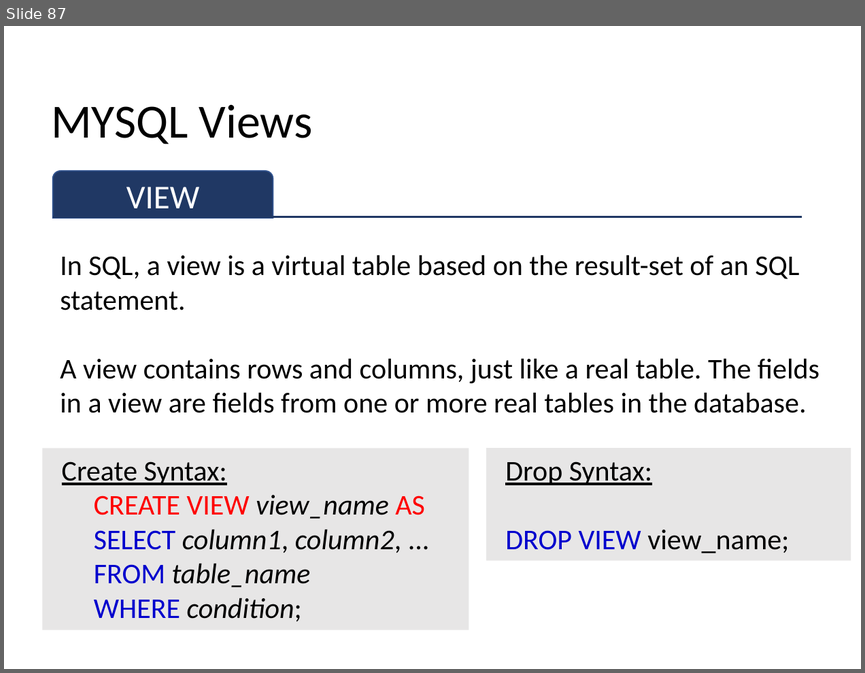
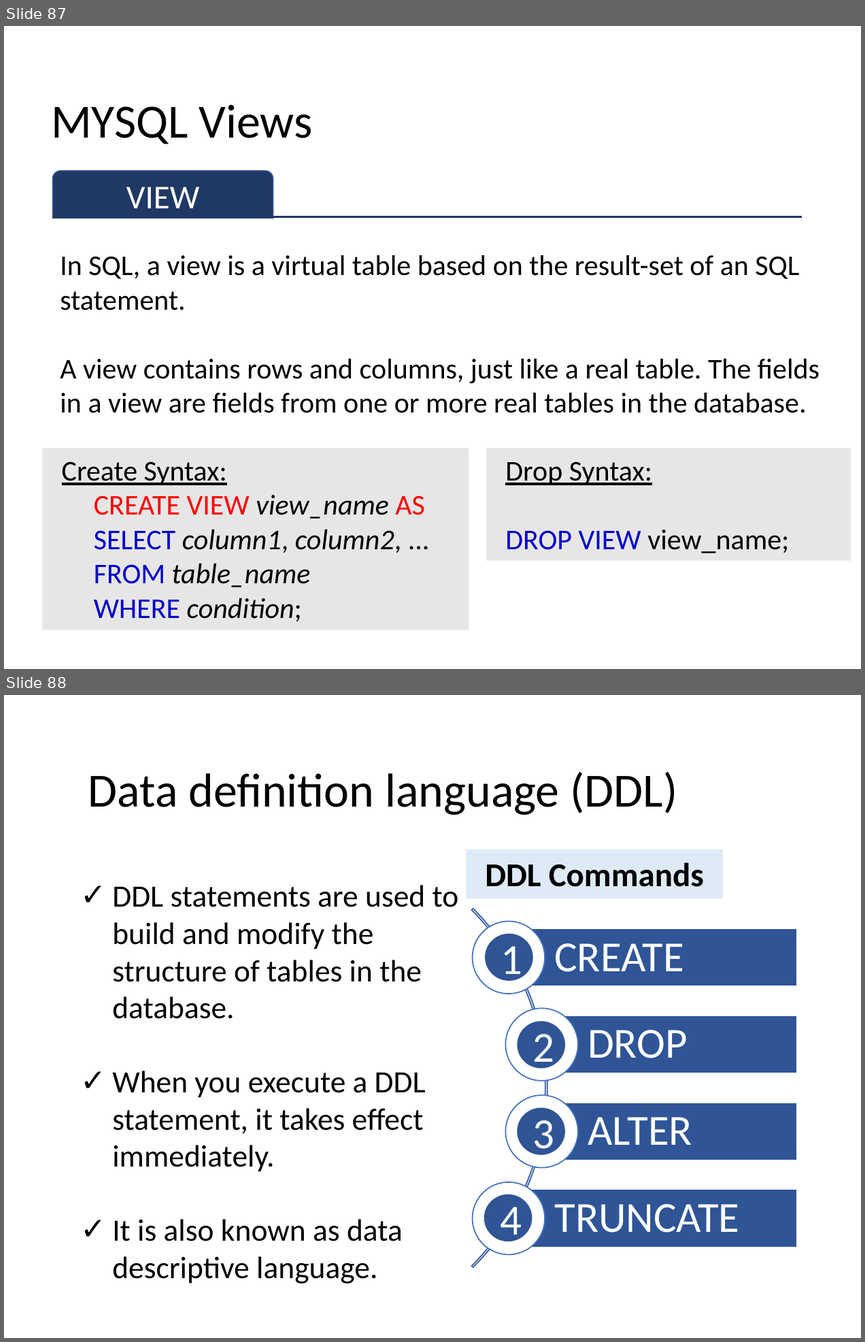
Before and after one commit to sitmbadept/sitmbadept.github.io, a slide deck: 2023/UNIT_2/WIP/UNIT-2-PART-1.pptx. Shown one above the other, each under a label of ours: slide 87 before the commit, slides 87 and 88 after it. The pictures are 865x673 and 865x1342 pixels, drawn with LibreOffice and Linux fonts; fonts in the diff are those of the drawing. Boxes give left, top, right and bottom in pixels: in the first picture for what was removed or moved away, otherwise in the second. Text is boxed around its words. In the diff, an @@ line names an element or a change of style, - is before the commit and + after.

```diff
--- a/2023/UNIT_2/WIP/UNIT-2-PART-1.pptx
+++ b/2023/UNIT_2/WIP/UNIT-2-PART-1.pptx
@@ slide 88 added at box(4, 695, 861, 1338), background #FFFFFF @@
@@ title added at box(88, 772, 677, 815), 40 pt, text #000000 @@
+Data definition language (DDL)
@@ rectangle added at box(466, 849, 723, 898), fill #DEEBF7, 28 pt, text #000000, bold @@
+DDL Commands
@@ text added at box(112, 885, 459, 1283), 26 pt, text #000000 @@
+  ✓ DDL statements are used to build and modify the structure of tables in the database.
+  ✓ When you execute a DDL statement, it takes effect immediately.
+  ✓ It is also known as data descriptive language.
@@ group added at box(40, 834, 798, 1338): 8 ellipses, 4 rectangles, 4 texts, 1 arch (boxed as its full ring) @@
+CREATE
+DROP
+ALTER
+TRUNCATE
+1
+2
+3
+4
```
Also in this commit, not shown: 5 slides changed, 10 other slides added, 3 slides removed.
